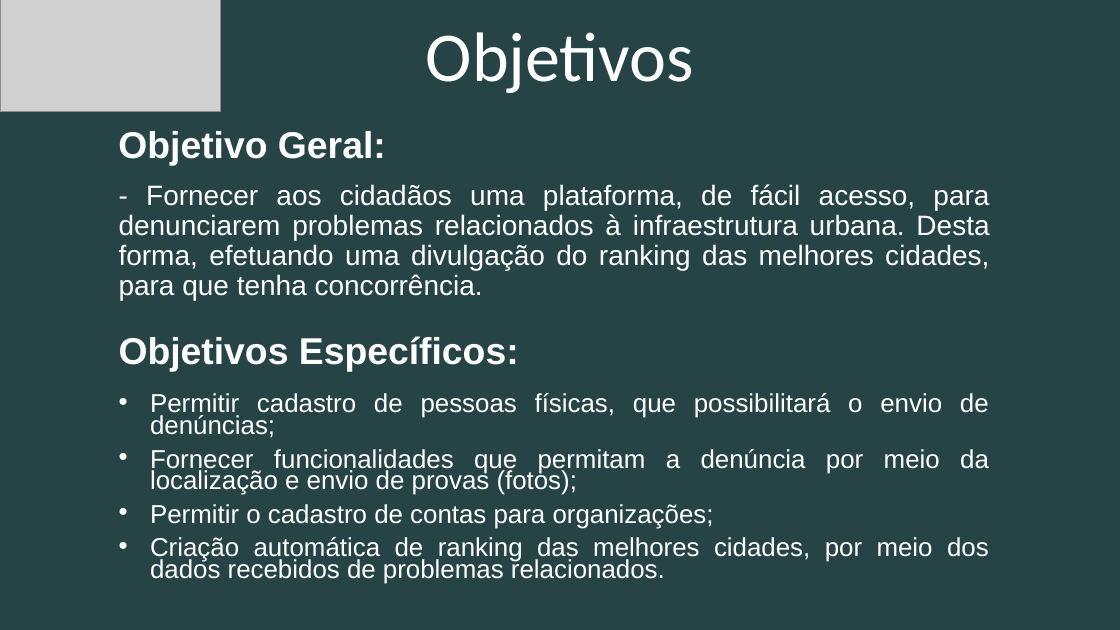
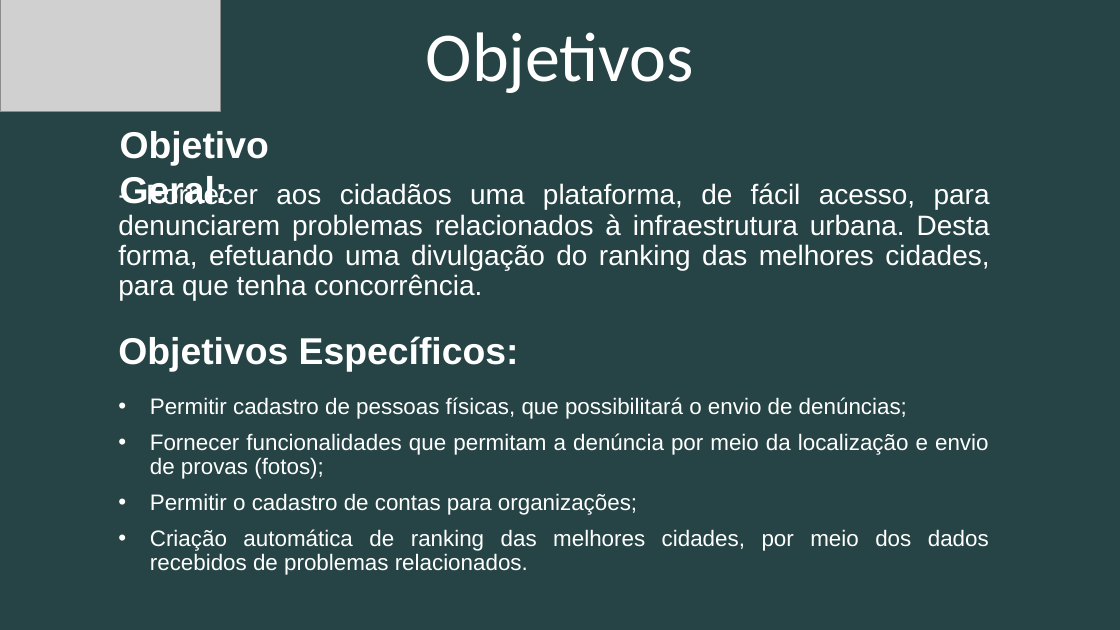
Before and after one commit to ICEI-PUC-Minas-PPLES-TI/plf-es-2020-2-tiii-0940100-cit, a slide deck: slide 5 of Divulgacao/Apresentacao/ProjetoCIT.pptx. Drawn at 1120x630 pixels with LibreOffice and Linux fonts; fonts in the diff are those of the drawing; grey boxes stand for pictures. Boxes give left, top, right and bottom in pixels: in the first picture for what was removed or moved away, otherwise in the second. Text is boxed around its words. In the diff, an @@ line names an element or a change of style, - is before the commit and + after.

```diff
--- a/Divulgacao/Apresentacao/ProjetoCIT.pptx
+++ b/Divulgacao/Apresentacao/ProjetoCIT.pptx
@@ text "Objetivo Geral:" rewrapped from (118,131,386,166) to (120,131,269,205) @@
@@ text "Permitir cadastro de pessoas físicas, ..." at (150,397,989,575): size 22.2 to 19.2 pt; indent changed; line spacing 0.7 to 0.9 @@
```
Also in this commit, not shown: 6 other slides changed.
